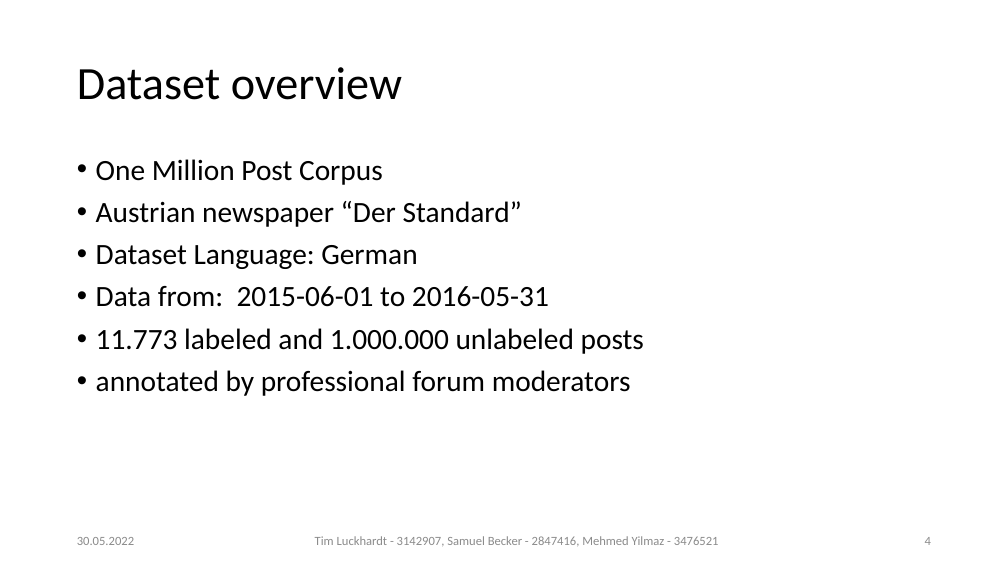
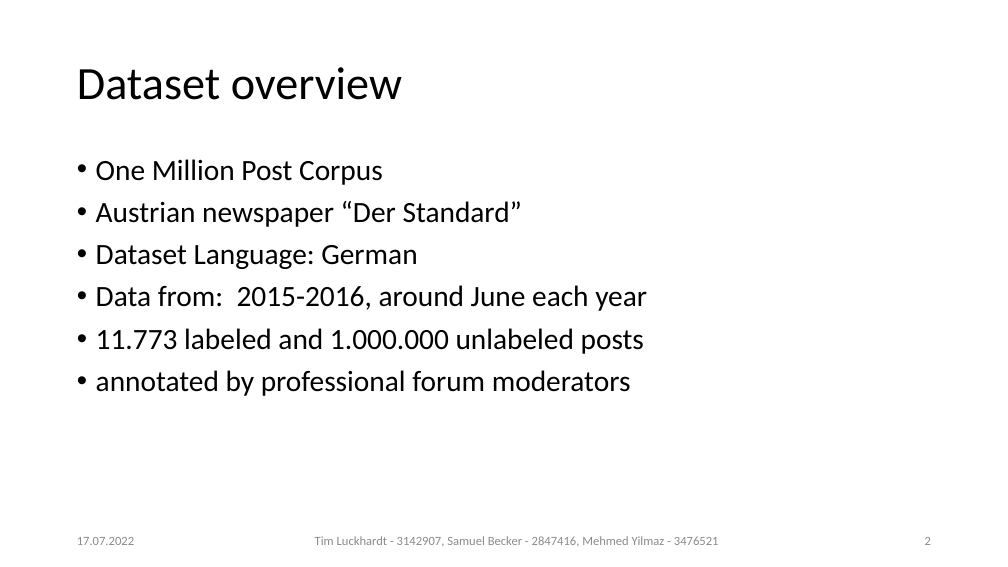
Before and after one commit to TLuckh/GermanArticlesNLP, a slide deck: slide 2 of Team10_ProblemFormulation.pptx (slide 4 before the commit). Drawn at 1008x567 pixels with LibreOffice and Linux fonts; fonts in the diff are those of the drawing. Boxes give left, top, right and bottom in pixels: in the first picture for what was removed or moved away, otherwise in the second. Text is boxed around its words. In the diff, an @@ line names an element or a change of style, - is before the commit and + after.

```diff
--- a/Team10_ProblemFormulation.pptx
+++ b/Team10_ProblemFormulation.pptx
@@ text at (96,285,647,311): text changed @@
-• Data from: 2015-06-01 to 2016-05-31
+• Data from: 2015-2016, around June each year
@@ text at (77,537,134,545): text changed @@
-30.05.2022
+17.07.2022
@@ page number at (925,537,931,545): text changed @@
-4
+2
```
Also in this commit, not shown: 6 other slides changed, 7 slides added, 2 slides removed, 4 other files.
